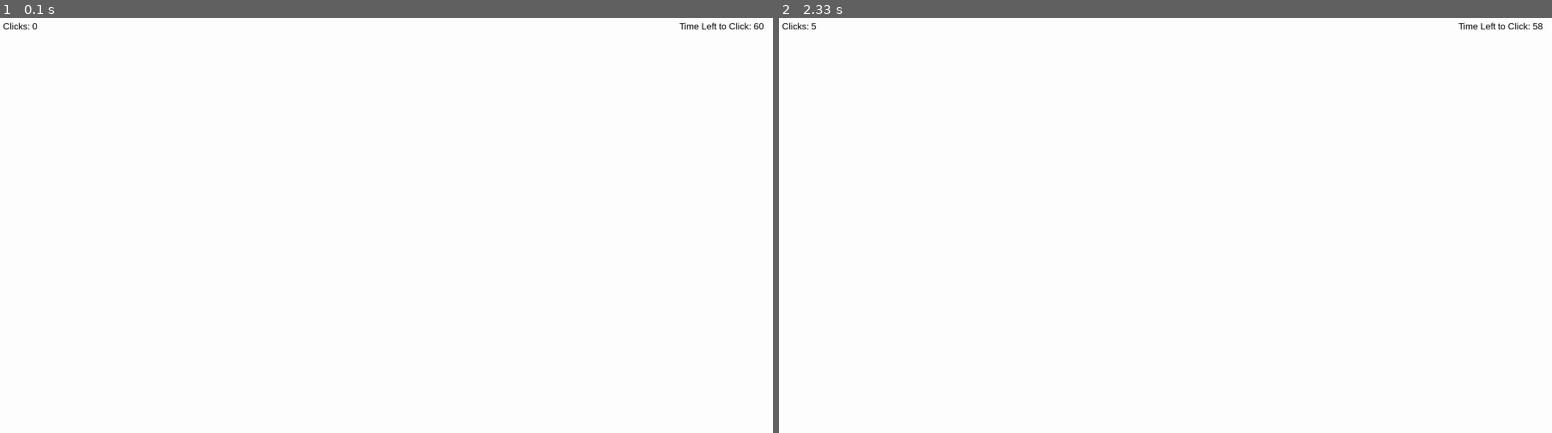
Above: before the commit, frames 1-2 (left to right).
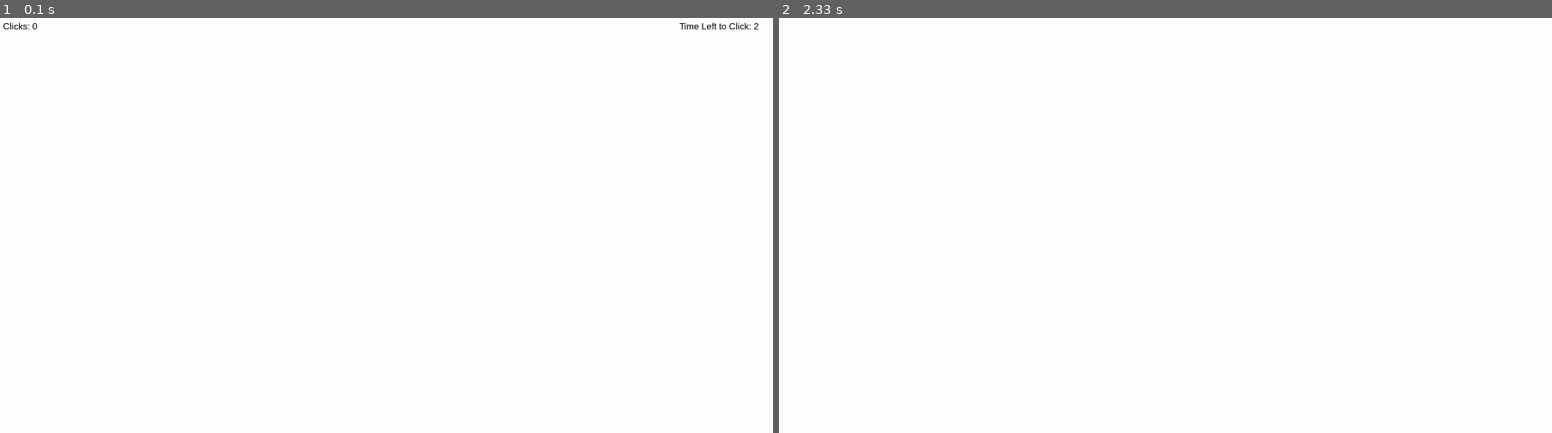
Above: after the commit, the same moments.

Repository: Parryhip/Final-Project-Pygame
Game: pygame game, started from cpm.py
Same seed, same stepped clock (60 frames per second), same inputs: the game is played once before the commit and once after it.
Inputs (mouse positions are in pixels of both pictures, inside the frame that each line leads up to):
- Up to frame 1 (0.1 s): no input
- Up to frame 2 (2.33 s): click (1165, 225) at 0.38 s; click (1173, 254) at 0.72 s; click (925, 163) at 1.05 s; click (1451, 370) at 1.38 s; click (1497, 383) at 2.22 s, where only the run after the commit has a clickable "Go to Leaderboard"

The runs differ from the first frame. In frame 1, less than 0.1% of the frame differs, in the area x 97-99%, y 1-3%; in frame 2, 0.1%, in the area x 0-99%, y 1-3%.

Commit message:
fixed class stuf

Diff:
--- a/cpm.py
+++ b/cpm.py
@@ -30,7 +30,7 @@
     font = pygame.font.SysFont('Arial', 30)
 
     #variable for tracking time in seconds
-    seconds_left = 60
+    seconds_left = 2
 
     #variables for clicks
     clicks = 0
@@ -101,8 +101,8 @@
 
             #checking events of buttons
             for button in cpm_buttons:
-                returnvalue = button.handle_event(event)
-                if returnvalue == "clicked!":
+                returnvalue = button.is_clicked()
+                if returnvalue:
                     breakout = True
                     break
             if breakout:
